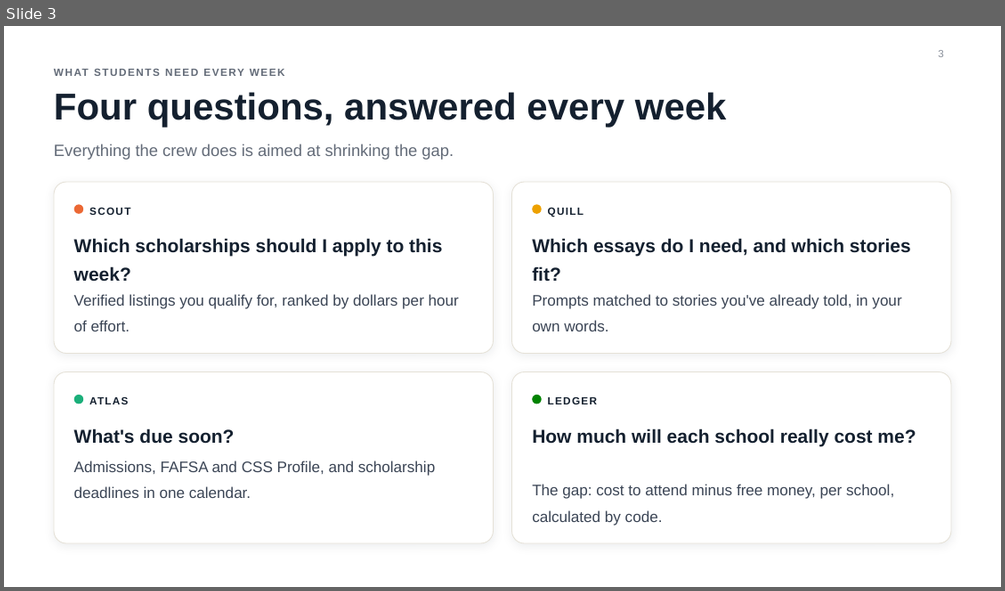
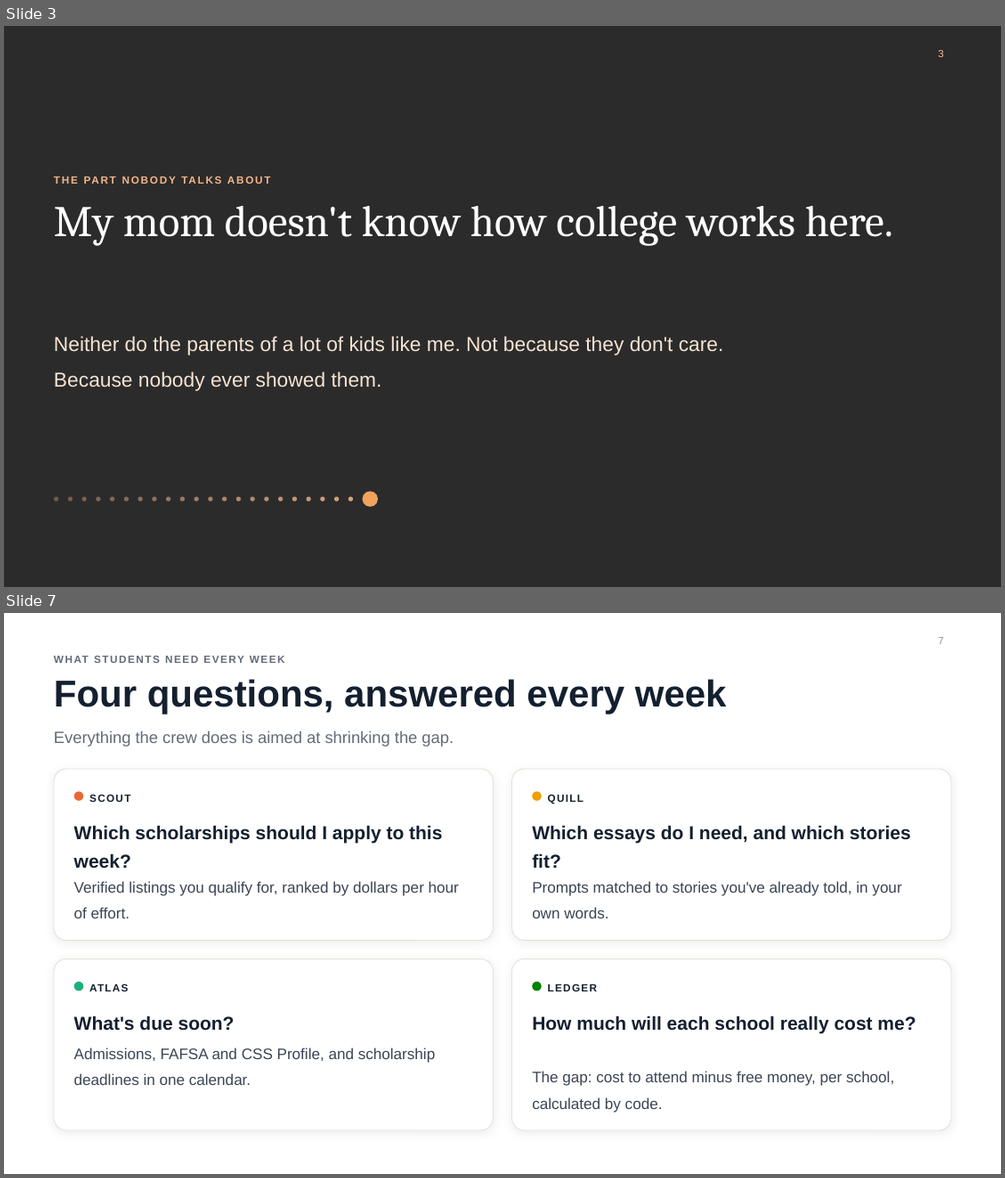
Before and after one commit to reykoaparicio/scholarcrew, a slide deck: presentation/ScholarCrew.pptx. Shown one above the other, each under a label of ours: slide 3 before the commit, slides 3 and 7 after it; the slides between them are not shown. The pictures are 1005x591 and 1005x1178 pixels, drawn with LibreOffice and Linux fonts; fonts in the diff are those of the drawing; background and template pictures are left out; a plain dark background stands for a picture behind light text. Boxes give left, top, right and bottom in pixels: in the first picture for what was removed or moved away, otherwise in the second. Text is boxed around its words. In the diff, an @@ line names an element or a change of style, - is before the commit and + after.

```diff
--- a/presentation/ScholarCrew.pptx
+++ b/presentation/ScholarCrew.pptx
@@ slide 3 added at [4, 26, 1001, 587], background picture (left out) @@
@@ page number added at [938, 50, 943, 57], 10 pt, text #F2B48A @@
+3
@@ text added at [54, 171, 755, 187], 10.1 pt, text #F2B48A, bold @@
+THE PART NOBODY TALKS ABOUT
@@ title added at [54, 206, 893, 246], 42 pt, text #FFFFFF @@
+My mom doesn't know how college works here.
@@ text added at [54, 336, 724, 391], 19.5 pt, text #F6E3D3 @@
+Neither do the parents of a lot of kids like me. Not because they don't care. Because nobody ever showed them.
@@ ellipse added at [54, 496, 58, 501], fill #F2B48A at 35% opacity @@
@@ ellipse added at [67, 496, 72, 501], fill #F2B48A at 37% opacity @@
@@ ellipse added at [81, 496, 86, 501], fill #F2B48A at 40% opacity @@
@@ ellipse added at [96, 496, 100, 501], fill #F2B48A at 43% opacity @@
@@ ellipse added at [110, 496, 114, 501], fill #F2B48A at 45% opacity @@
@@ ellipse added at [123, 496, 128, 501], fill #F2B48A at 47% opacity @@
@@ ellipse added at [138, 496, 142, 501], fill #F2B48A at 50% opacity @@
@@ ellipse added at [152, 496, 156, 501], fill #F2B48A at 52% opacity @@
@@ ellipse added at [166, 496, 170, 501], fill #F2B48A at 55% opacity @@
@@ ellipse added at [179, 496, 184, 501], fill #F2B48A at 57% opacity @@
@@ ellipse added at [194, 496, 198, 501], fill #F2B48A at 60% opacity @@
@@ ellipse added at [208, 496, 212, 501], fill #F2B48A at 62% opacity @@
@@ ellipse added at [222, 496, 226, 501], fill #F2B48A at 65% opacity @@
@@ ellipse added at [235, 496, 241, 501], fill #F2B48A at 68% opacity @@
@@ ellipse added at [250, 496, 254, 501], fill #F2B48A at 70% opacity @@
@@ ellipse added at [264, 496, 268, 501], fill #F2B48A at 72% opacity @@
@@ ellipse added at [278, 496, 283, 501], fill #F2B48A at 75% opacity @@
@@ ellipse added at [291, 496, 297, 501], fill #F2B48A at 78% opacity @@
@@ ellipse added at [306, 496, 310, 501], fill #F2B48A at 80% opacity @@
@@ ellipse added at [320, 496, 324, 501], fill #F2B48A at 82% opacity @@
@@ ellipse added at [334, 496, 339, 501], fill #F2B48A at 85% opacity @@
@@ ellipse added at [348, 496, 353, 501], fill #F2B48A at 87% opacity @@
@@ ellipse added at [362, 491, 378, 507], fill #F0A35E @@
@@ what was slide 3 is now slide 7 @@
@@ page number at [938, 637, 943, 644]: text changed @@
-3
+7
```
Also in this commit, not shown: 14 slides changed, 4 other slides added, 4 other files.
